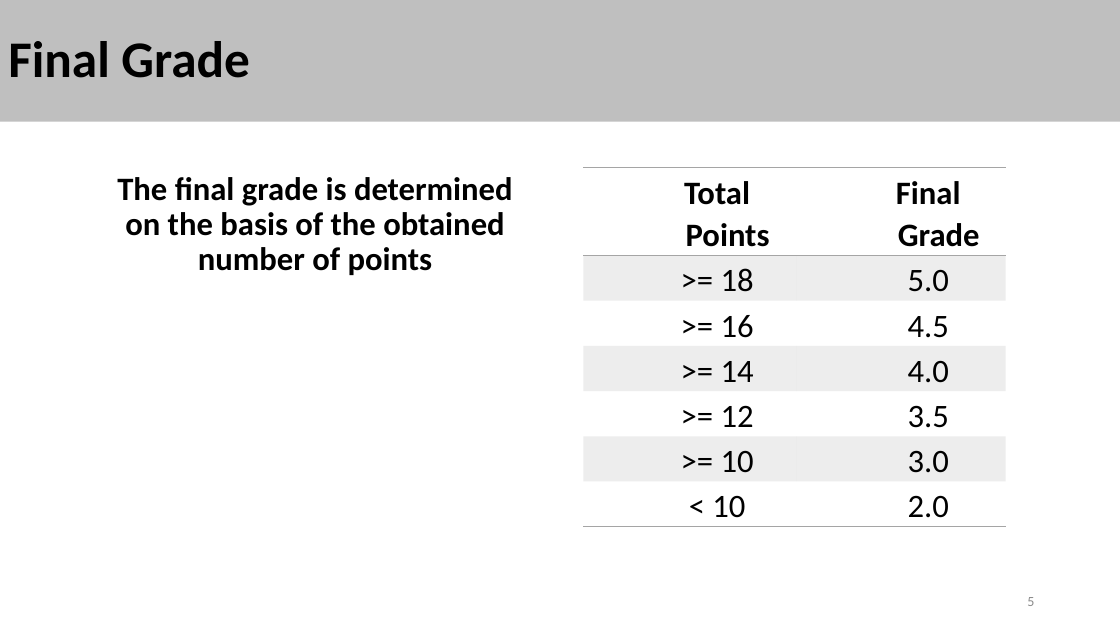
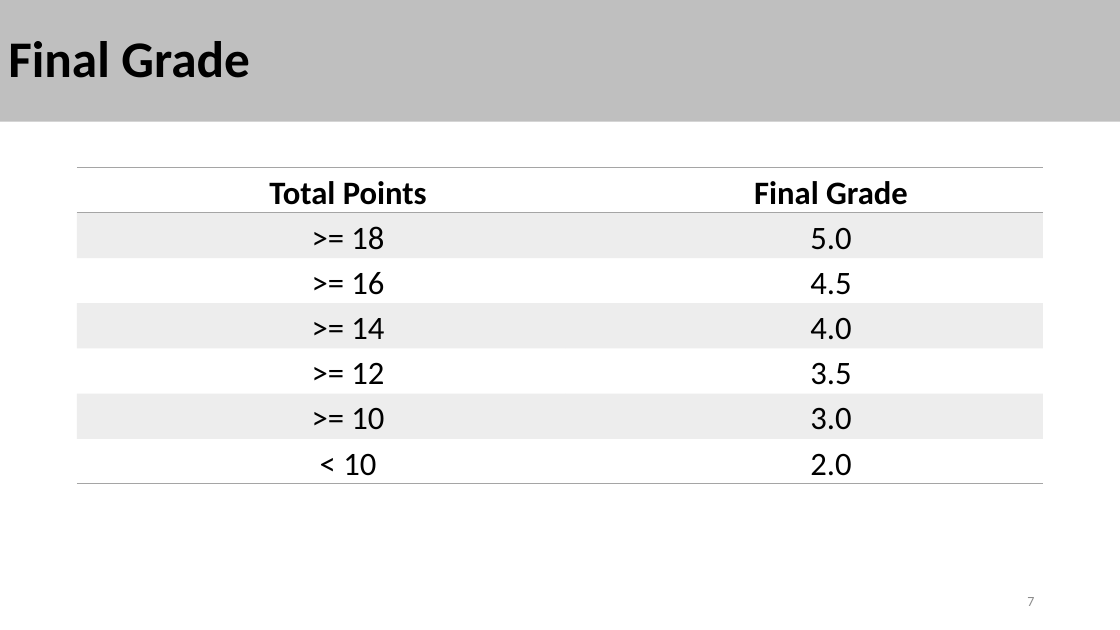
Before and after one commit to stalj/cp3, a slide deck: slide 7 of 01-CourseIntroduction/01-CourseIntroduction.pptx (slide 5 before the commit). Drawn at 1120x630 pixels with LibreOffice and Linux fonts; fonts in the diff are those of the drawing. Boxes give left, top, right and bottom in pixels: in the first picture for what was removed or moved away, otherwise in the second. Text is boxed around its words. In the diff, an @@ line names an element or a change of style, - is before the commit and + after.

```diff
--- a/01-CourseIntroduction/01-CourseIntroduction.pptx
+++ b/01-CourseIntroduction/01-CourseIntroduction.pptx
@@ table resized from (x1=584, y1=168, x2=1007, y2=523) to (x1=77, y1=168, x2=1044, y2=481) @@
@@ text removed at (x1=117, y1=177, x2=513, y2=275) @@
-The final grade is determined
-on the basis of the obtained number of points
@@ page number at (x1=1027, y1=597, x2=1034, y2=606): text changed @@
-5
+7
```
Also in this commit, not shown: 11 other slides changed, 7 slides added, 5 slides removed, 10 other files.
